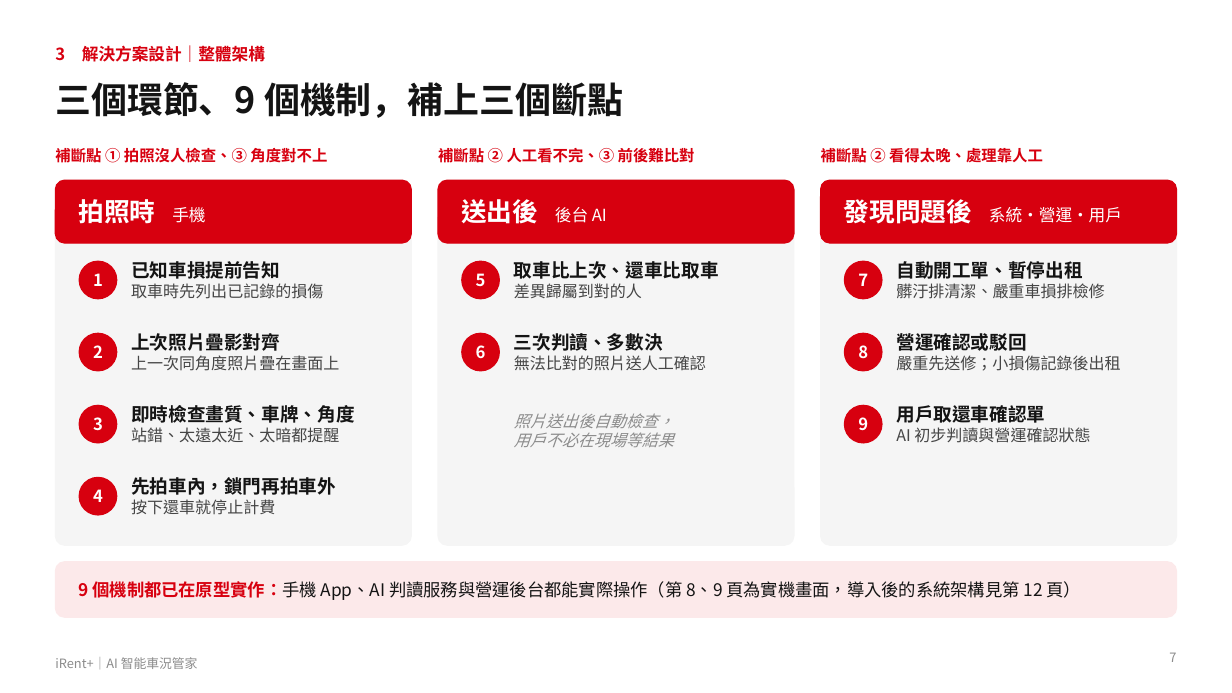
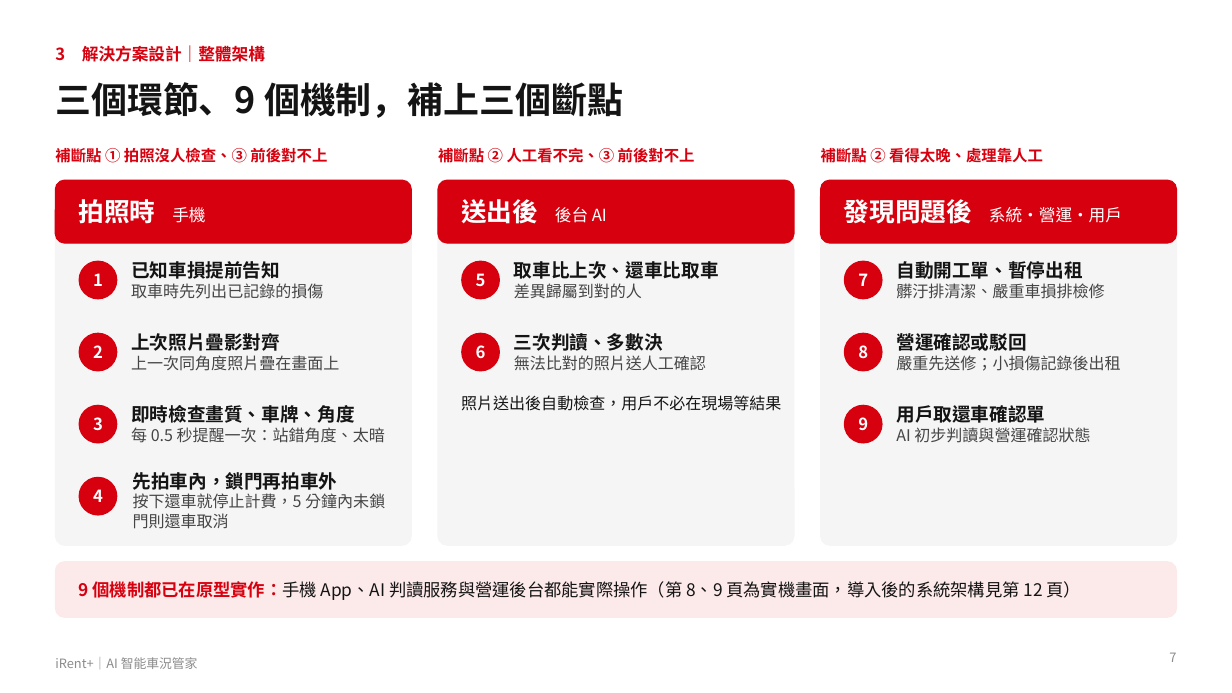
Before and after one commit to Allenwang2004/irent, a slide deck: slide 7 of deck/iRent+_解決方案.pptx. Drawn at 1232x693 pixels with LibreOffice and Linux fonts; fonts in the diff are those of the drawing. Boxes give left, top, right and bottom in pixels: in the first picture for what was removed or moved away, otherwise in the second. Text is boxed around its words. In the diff, an @@ line names an element or a change of style, - is before the commit and + after.

```diff
--- a/deck/iRent+_解決方案.pptx
+++ b/deck/iRent+_解決方案.pptx
@@ text at (55, 145, 327, 165): text changed @@
-補斷點 ① 拍照沒人檢查、③ 角度對不上
+補斷點 ① 拍照沒人檢查、③ 前後對不上
@@ text at (438, 145, 695, 165): text changed @@
-補斷點 ② 人工看不完、③ 前後難比對
+補斷點 ② 人工看不完、③ 前後對不上
@@ text at (461, 395, 781, 411): text changed; text colour #8C8C8C to #141414; italic off @@
-照片送出後自動檢查，
-用戶不必在現場等結果
+照片送出後自動檢查，用戶不必在現場等結果
@@ text at (131, 427, 385, 443): text changed @@
-站錯、太遠太近、太暗都提醒
+每 0.5 秒提醒一次：站錯角度、太暗
@@ text at (133, 493, 385, 529): text changed @@
-按下還車就停止計費
+按下還車就停止計費，5 分鐘內未鎖門則還車取消
```
Also in this commit, not shown: 9 other slides changed, 1 other file.
